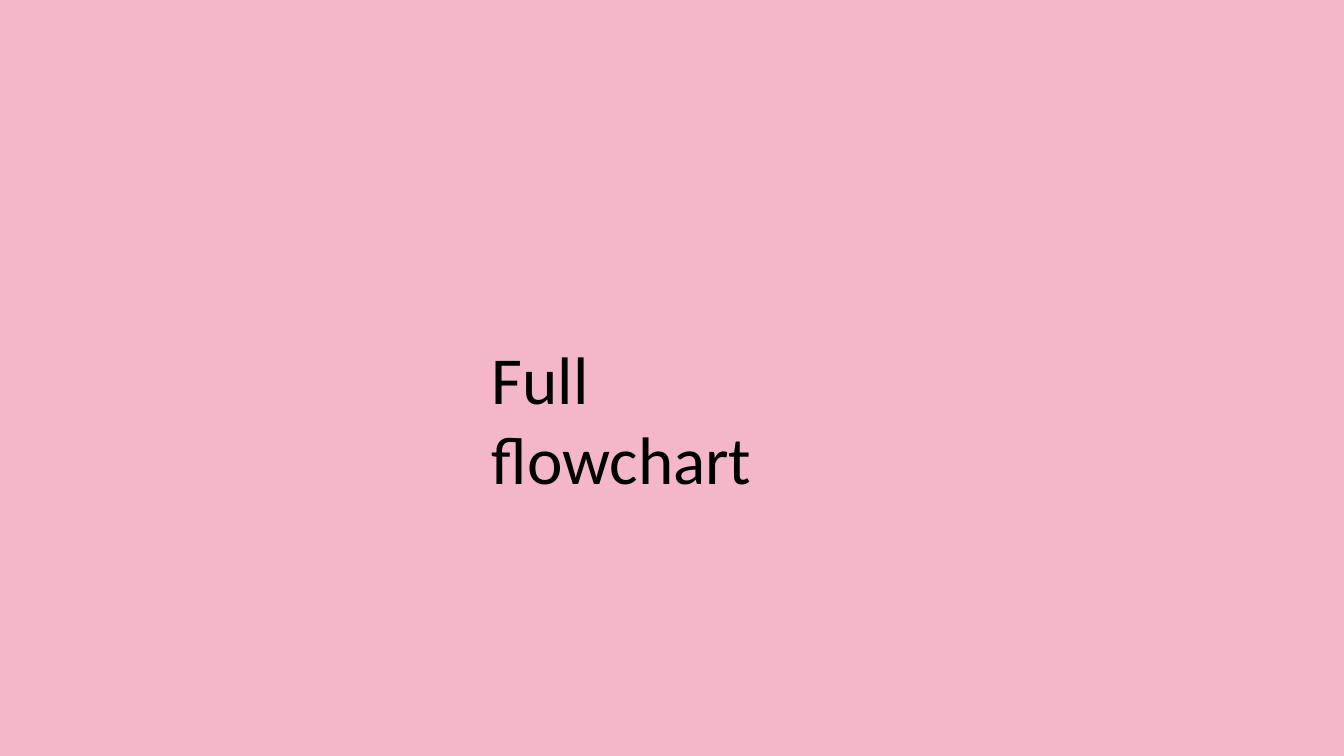
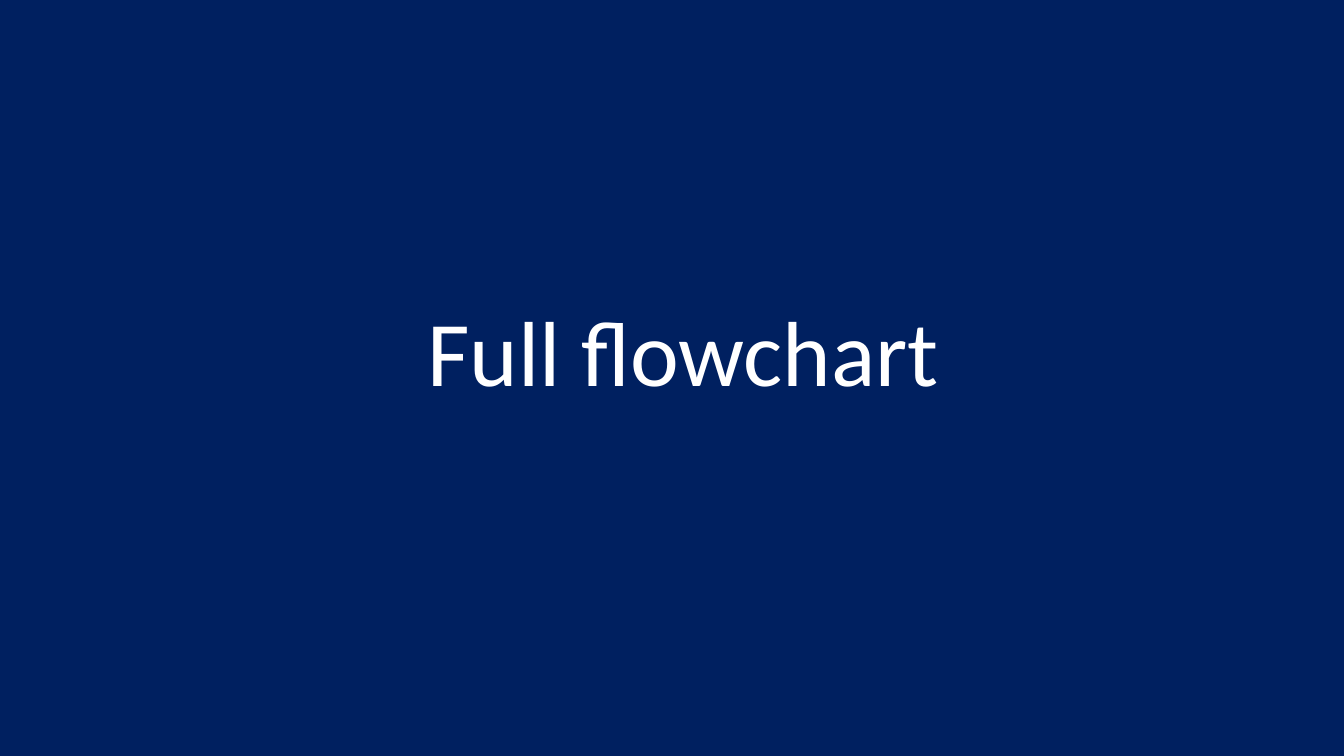
Before and after one commit to Syaziyah30/DeviceCluster, a slide deck: slide 13 of 1.training_model/supplementary/Device Identifier 20260717.pptx (slide 12 before the commit). Drawn at 1344x756 pixels with LibreOffice and Linux fonts; fonts in the diff are those of the drawing. Boxes give left, top, right and bottom in pixels: in the first picture for what was removed or moved away, otherwise in the second. Text is boxed around its words. In the diff, an @@ line names an element or a change of style, - is before the commit and + after.

Commit message:
Update full flowchart

```diff
--- a/1.training_model/supplementary/Device Identifier 20260717.pptx
+++ b/1.training_model/supplementary/Device Identifier 20260717.pptx
@@ background #F4B7CA to #002060 @@
@@ text "Full flowchart": place and size @@
-text "Full flowchart" at <box>492,357,752,485</box>
+text "Full flowchart" at <box>427,322,939,387</box>
@@ text "Full flowchart" at <box>427,322,939,387</box>: size 48 to 66 pt, text colour #000000 to #FFFFFF @@
```
Also in this commit, not shown: 17 other slides changed, 1 slide added, 2 other files.
